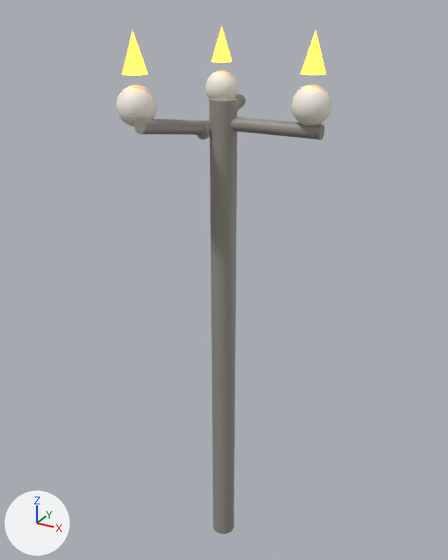
The glTF model game/assets/models/props/castle/candelabra.glb as it was, and as the next commit left it.
Both versions are drawn from a 50 mm lens placed at (0.66, -1.198, 1.379), pointed at (-0.009, 0.018, 0.771). The axes (+X, +Y, +Z) are drawn at lower left. The lights are the same throughout. The first picture is the older version. Vertices at exactly the same position are counted once.
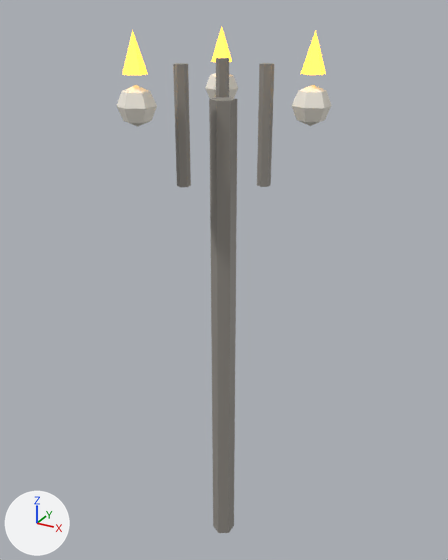
Pixel boxes [x1, y1, x2, y2] of what changed, in the pictures (448 x 560 px):
'Cylinder.001', turned: before [231, 117, 325, 140]; after [257, 63, 274, 187]
'Cylinder.003', turned: before [134, 118, 210, 135]; after [173, 63, 191, 187]
'Sphere', reshaped: before [291, 85, 332, 126]; after [292, 85, 332, 126]
'Cylinder.002', turned: before [197, 94, 246, 140]; after [216, 58, 229, 97]

What changed in the scene script:
```text
Change me_sphere:
    used by ob_sphere; location = (0.2, 0.0, 1.2)
    remove me_sphere.from_pydata(...)  # 482 vertices, 960 faces; spans x -0.04..0.04, y -0.04..0.04, z -0.04..0.04
    add me_sphere.from_pydata(...)  # 20 vertices, 36 faces; spans x -0.0346..0.0346, y -0.04..0.04, z -0.04..0.04
    me_sphere part 1: 474 vertices removed from x -0.04..0.04, y -0.0392..0.0392, z -0.0392..0.0392; 12 vertices added at x -0.0346..0.0346, y -0.02..0.02, z -0.0283..0.0283
Change ob_cylinder_001:
    ob_cylinder_001.rotation_euler: (0.0, 1.571, 0.0) -> (0.0, 0.0, 0.0)  # degrees (0, 90, 0) -> degrees (0, 0, 0)
Change ob_cylinder_002:
    ob_cylinder_002.rotation_euler: (-1.36, -0.785, 0.0) -> (0.0, 0.0, 0.0)  # degrees (-78, -45, 0) -> degrees (0, 0, 0)
Change ob_cylinder_003:
    ob_cylinder_003.rotation_euler: (1.36, -0.785, 0.0) -> (0.0, 0.0, 0.0)  # degrees (78, -45, 0) -> degrees (0, 0, 0)
```
